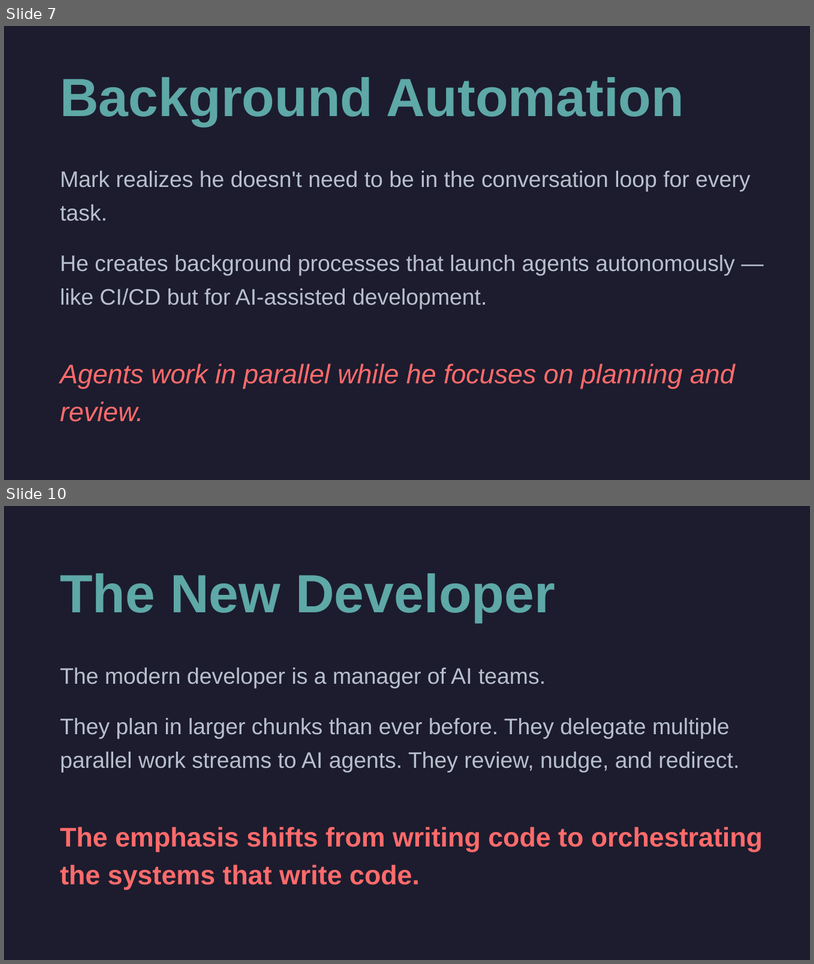
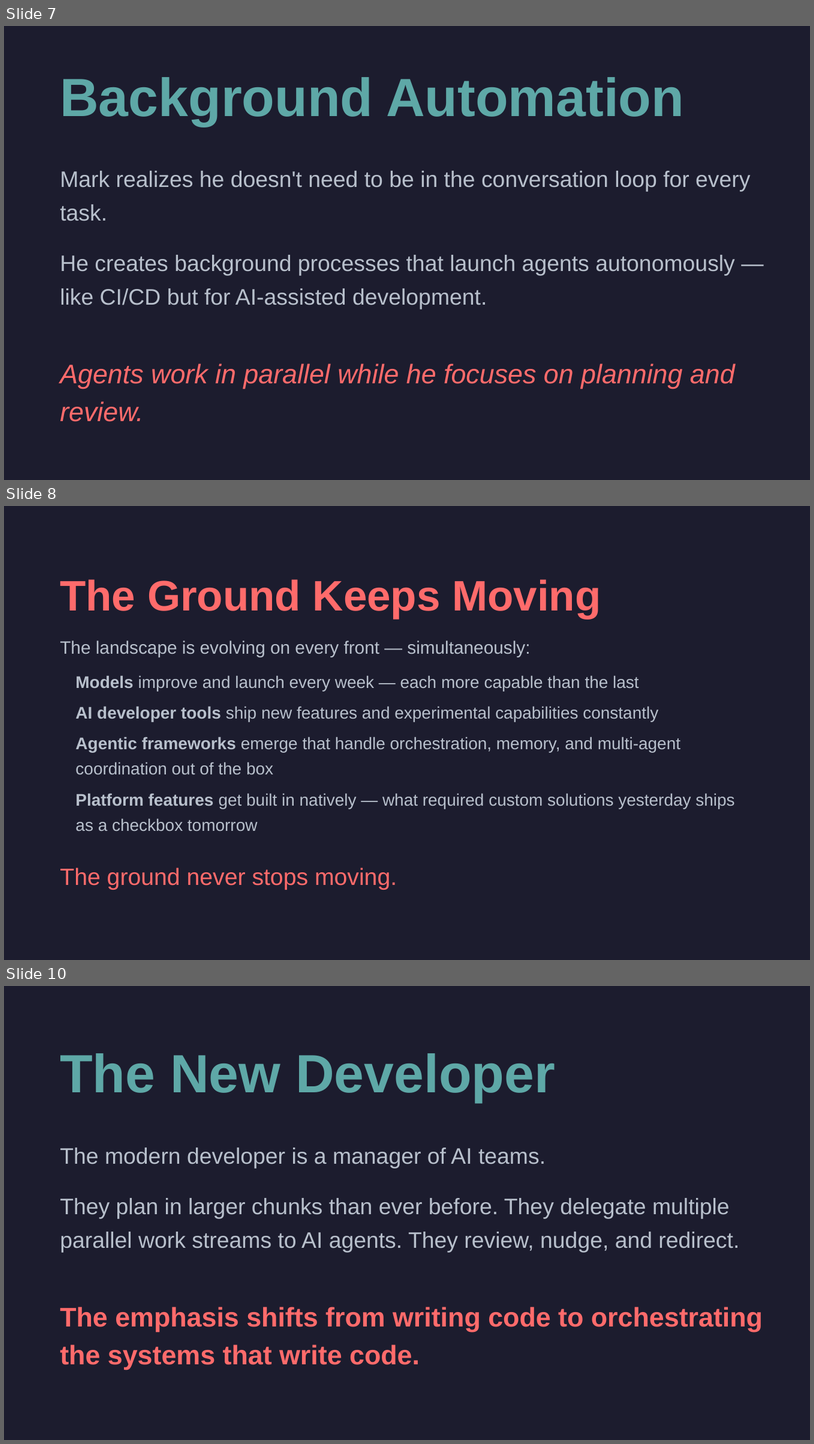
Before and after one commit to cirvine-MSFT/editless, a slide deck: docs/presentations/marks-journey-long.pptx. Shown one above the other, each under a label of ours: slides 7 and 10 before the commit, slides 7, 8 and 10 after it; the slides between them are not shown. The pictures are 814x964 and 814x1444 pixels, drawn with LibreOffice and Linux fonts; fonts in the diff are those of the drawing. Boxes give left, top, right and bottom in pixels: in the first picture for what was removed or moved away, otherwise in the second. Text is boxed around its words. In the diff, an @@ line names an element or a change of style, - is before the commit and + after.

```diff
--- a/docs/presentations/marks-journey-long.pptx
+++ b/docs/presentations/marks-journey-long.pptx
@@ slide 8 added at [4, 506, 810, 960], background #1C1C2E @@
@@ text added at [60, 579, 601, 618], 38 pt, text #FF6B6B, bold @@
+The Ground Keeps Moving
@@ text added at [60, 640, 530, 657], 16 pt, text #B8C0CC @@
+The landscape is evolving on every front — simultaneously:
@@ text added at [75, 675, 735, 831], 15 pt, text #B8C0CC @@
+• Models improve and launch every week — each more capable than the last
+• AI developer tools ship new features and experimental capabilities constantly
+• Agentic frameworks emerge that handle orchestration, memory, and multi-agent coordination out of the box
+• Platform features get built in natively — what required custom solutions yesterday ships as a checkbox tomorrow
@@ text added at [60, 867, 397, 889], 21 pt, text #FF6B6B @@
+The ground never stops moving.
```
Also in this commit, not shown: 1 other slide added, 2 slides removed, 5 other files.
